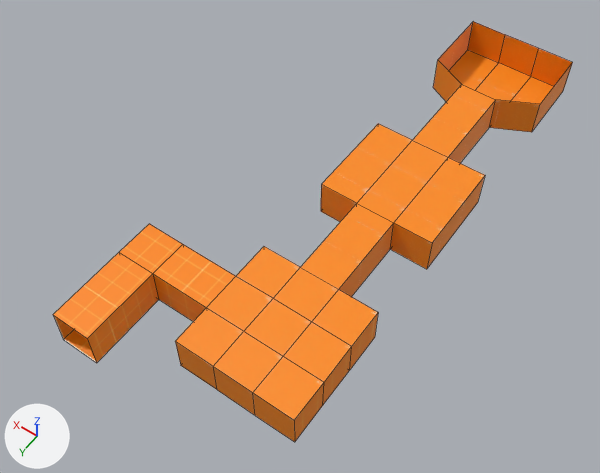
What one commit did to the Blender file bin/data/models/Chamber0001.blend.
Camera for both pictures: a 50 mm lens placed at (-22.7, 48.7, 62.8), pointed at (6.3, 8.0, -1.1). Arrows for +X, +Y and +Z are at lower left; the lights stay in place. The first picture is the older version. Mesh edges are drawn as thin lines.

Objects in the first picture: 'chamber0001'.
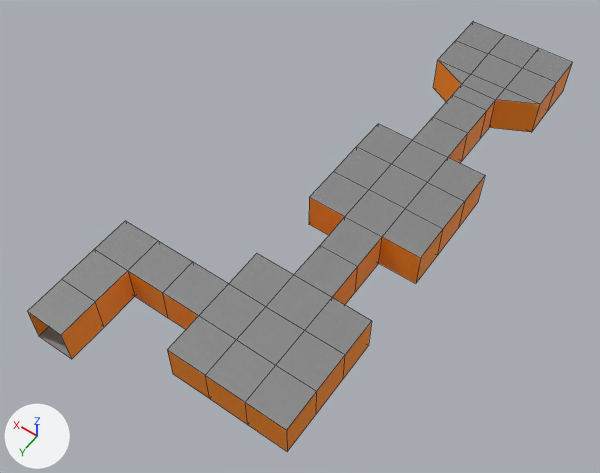
The change, as a diff of the scene's bpy script:
```diff
--- a/bin/data/models/Chamber0001.blend.py
+++ b/bin/data/models/Chamber0001.blend.py
@@ img_genesis_1024_1024_png @@
+img_genesis_1024_1024_png = load_image('genesis_1024_1024.png', '../texture/genesis_1024_1024.png', 1024, 1024, 'sRGB')
@@ mat_material @@
 mat_material = principled_material('Material')
-mat_material.texture = img_wall_512_512_png
+mat_material.texture = img_genesis_1024_1024_png
@@ me_base @@
 # used by ob_chamber0001; location = (0.0, 0.0, 0.0)
-me_base.from_pydata(...)  # 76 vertices, 70 faces; spans x -6.0..16.0, y -25.0..30.0, z 0.0..4.0
+me_base.from_pydata(...)  # 124 vertices, 123 faces; spans x -6.0..18.0, y -25.0..31.0, z 0.0..4.0
+# me_base part 1
+# 29 faces are deleted
+# 32 vertices in x -6.0..6.0, y 14.0..26.0, z 0.0..4.0 move by (0.0, 1.0, 0.0)
+# 12 vertices in x 12.0..16.0, y 18.0..30.0, z 0.0..4.0 move by (2.0, 1.0, 0.0)
+# 8 vertices in x -6.0..6.0, y 5.0, z 0.0..4.0 move by (0.0, 2.0, 0.0)
+# 12 vertices are added at x -2.0..10.0, y -13.0..23.0, z 0.0..4.0
+# 24 new vertices lie (0.0, 4.0, 0.0) away from vertices in x -6.0..16.0, y -25.0..22.0, z 0.0..4.0
+# 12 new vertices lie (0.0, 4.0, 0.0) away from vertices in x -6.0..6.0, y -21.0..-1.0, z 0.0..4.0
+# 82 new faces join them
+# me_base part 2: 41 kept faces spanning x -6.0..18.0, y -25.0..27.0, z 0.0..4.0 get new texture (UV) coordinates
 me_base.materials.append(mat_material)
```

Pixel boxes (x1, y1, x2, y2) of what changed, in the pictures (600 x 473 px; the box of a moved part takes in the faces that stretch with it):
'chamber0001', surface changed, reshaped (orange to grey): before (53, 22, 573, 442); after (27, 22, 573, 452)
part 1 of me_base, moved or reshaped: before (53, 22, 572, 363); after (27, 22, 573, 359)
part 2 of me_base, surface changed: before (119, 22, 573, 442); after (95, 60, 540, 452)
